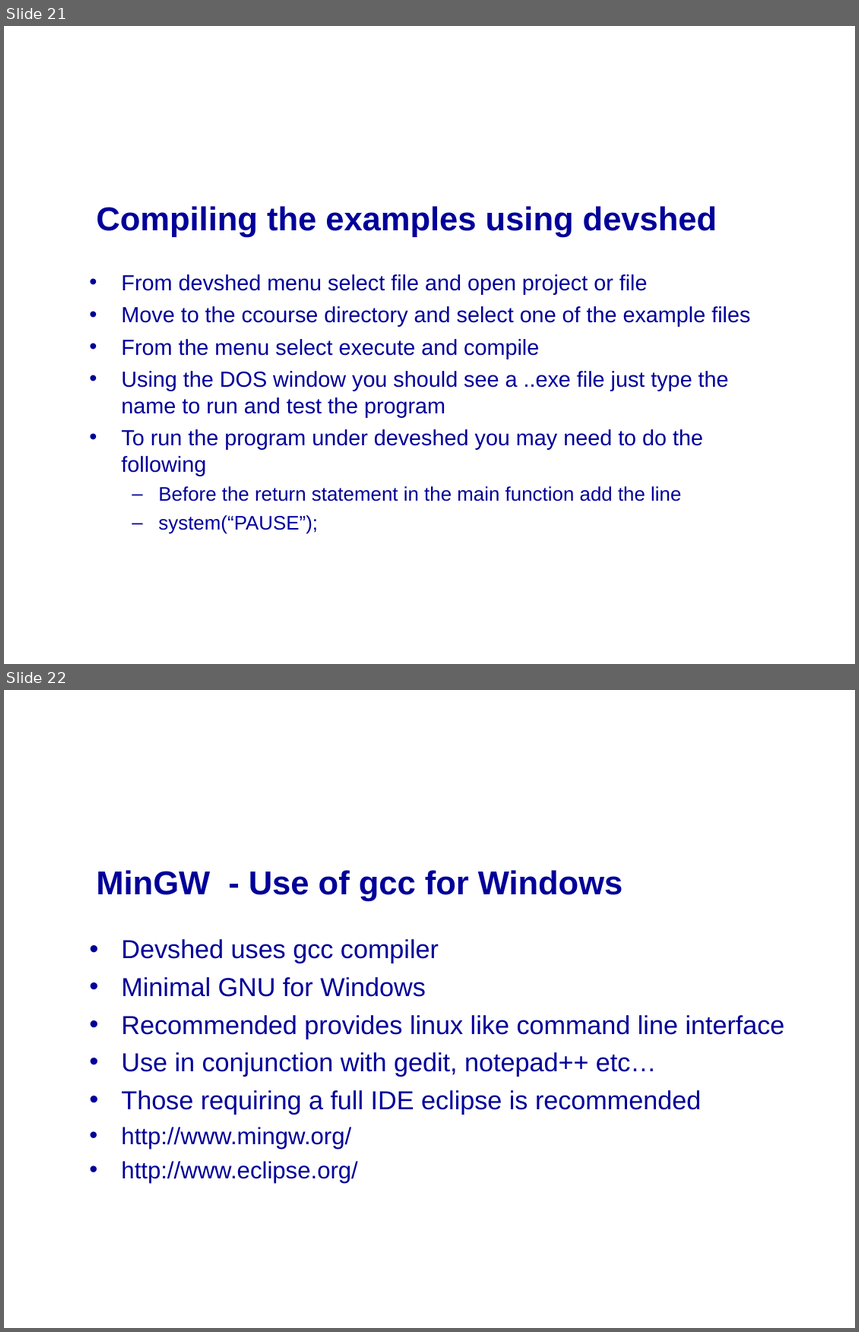
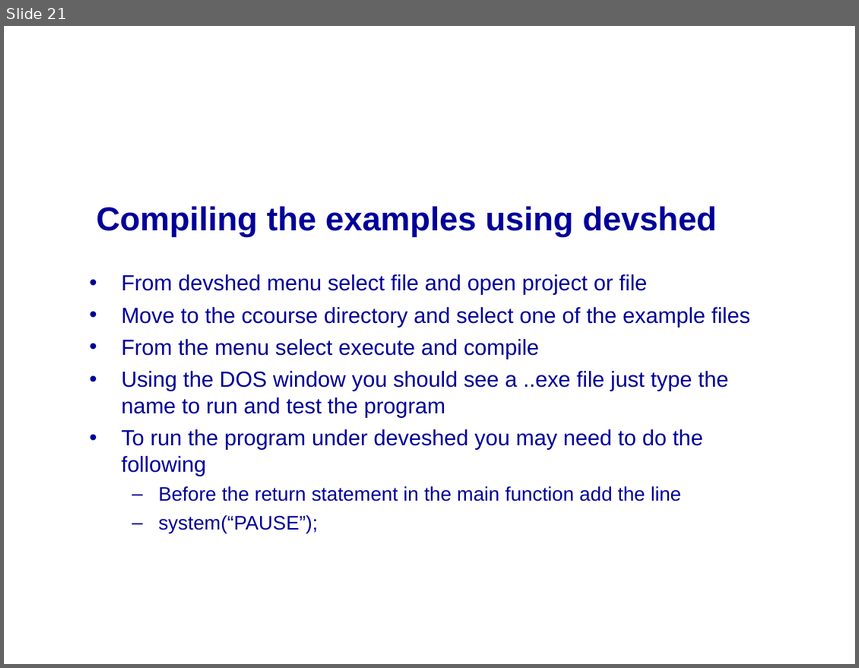
Before and after one commit to mikeg64/iome, a slide deck: src/examples/course/c/presentation/IntrotoC1.ppt. Shown one above the other, each under a label of ours: slides 21 and 22 before the commit, slide 21 after it. The pictures are 859x1332 and 859x668 pixels, drawn with LibreOffice and Linux fonts; fonts in the diff are those of the drawing; background and template pictures are left out. Boxes give left, top, right and bottom in pixels: in the first picture for what was removed or moved away, otherwise in the second. Text is boxed around its words. In the diff, an @@ line names an element or a change of style, - is before the commit and + after.

```diff
--- a/src/examples/course/c/presentation/IntrotoC1.ppt
+++ b/src/examples/course/c/presentation/IntrotoC1.ppt
@@ slide 22 removed at (4, 690, 855, 1328), background picture (left out) @@
@@ title removed at (96, 870, 623, 901) @@
-MinGW - Use of gcc for Windows
@@ text removed at (121, 939, 785, 1183) @@
-• Devshed uses gcc compiler
-• Minimal GNU for Windows
-• Recommended provides linux like command line interface
-• Use in conjunction with gedit, notepad++ etc…
-• Those requiring a full IDE eclipse is recommended
-• http://www.mingw.org/
-• http://www.eclipse.org/
```
Also in this commit, not shown: 6 slides changed, 1 other slide removed, 14 other files.
